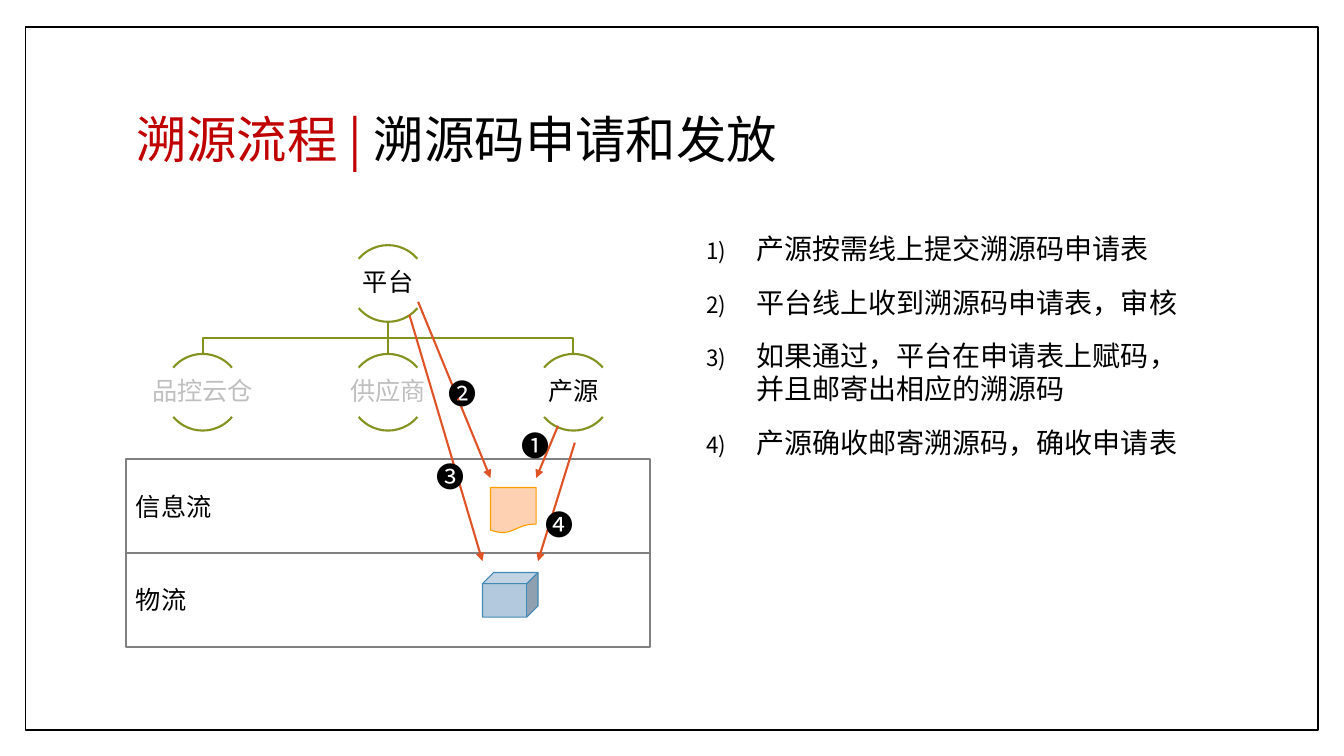
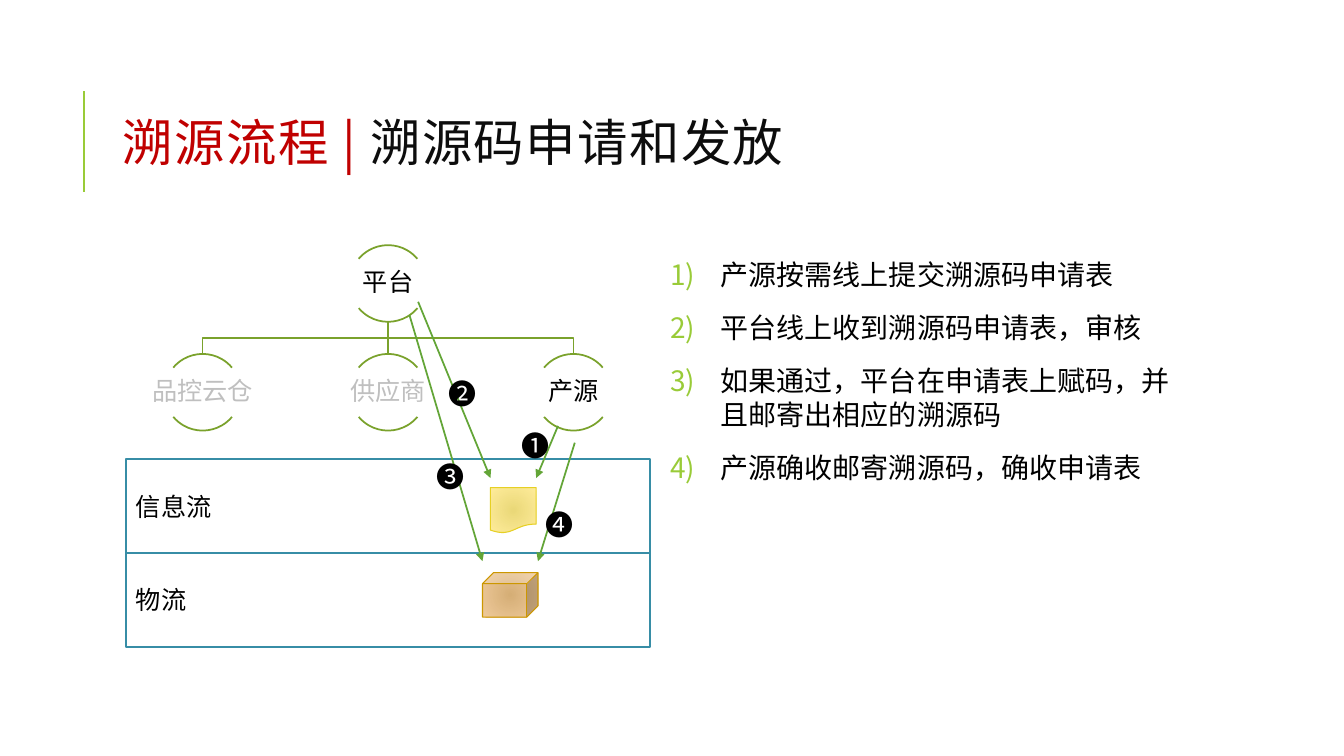
Before and after one commit to jzgi/chainsmart, a slide deck: slide 10 of Docs/品链供销.pptx. Drawn at 1344x756 pixels with LibreOffice and Linux fonts; fonts in the diff are those of the drawing. Boxes give left, top, right and bottom in pixels: in the first picture for what was removed or moved away, otherwise in the second. Text is boxed around its words. In the diff, an @@ line names an element or a change of style, - is before the commit and + after.

```diff
--- a/Docs/品链供销.pptx
+++ b/Docs/品链供销.pptx
@@ rectangle removed at [25, 27, 1318, 730] @@
@@ title "溯源流程 | 溯源码申请和发放": place and size @@
-title "溯源流程 | 溯源码申请和发放" at [136, 115, 777, 162]
+title "溯源流程 | 溯源码申请和发放" at [123, 118, 783, 165]
@@ title "溯源流程 | 溯源码申请和发放" at [123, 118, 783, 165]: text colour #000000 to #0D0D0D in "溯源码申请和发放"; letter spacing 0 to 1 pt; line spacing 0.9 to 0.8 @@
@@ line added from (84, 192) to (84, 91), #99CB38 1.5 pt @@
@@ text "产源按需线上提交溯源码申请表": place and size @@
-text "产源按需线上提交溯源码申请表" at [756, 235, 1177, 456]
+text "产源按需线上提交溯源码申请表" at [721, 261, 1170, 481]
@@ text "产源按需线上提交溯源码申请表" at [721, 261, 1170, 481]: bullet colour #000000 to #99CB38 @@
@@ arrow (409, 315) - (483, 562): stroke #DF5327 1.5 pt to #63A537 1.25 pt @@
@@ arrow (418, 301) - (491, 478): stroke #DF5327 1.5 pt to #63A537 1.25 pt @@
@@ outline #85931F 1.5 pt to #7BA32D 1.25 pt in 11 elements at [388, 322, 574, 354], [383, 322, 393, 354], [203, 322, 388, 354], [350, 245, 426, 322], [350, 245, 426, 322], [164, 354, 241, 431], [164, 354, 241, 431], [350, 354, 426, 431], [350, 354, 426, 431], [535, 354, 612, 431], [535, 354, 612, 431] @@
@@ arrow (559, 426) - (536, 478): stroke #DF5327 1.5 pt to #63A537 1.25 pt @@
@@ arrow (575, 443) - (538, 562): stroke #DF5327 1.5 pt to #63A537 1.25 pt @@
@@ rectangle "信息流" at [126, 459, 650, 553]: outline #818183 1.5 pt to #378DA6 1.25 pt @@
@@ flow chart document at [491, 488, 536, 533]: fill #FFD1B4 to gradient #EAD979 to #FFED9C; outline #FE9E00 0.79 pt to #E6D024 0.75 pt @@
@@ rectangle "物流" at [126, 553, 650, 646]: outline #818183 1.5 pt to #378DA6 1.25 pt @@
@@ cube at [483, 573, 538, 617]: fill #B3CADF to gradient #D6AF76 to #F0C99B; outline #418AB3 0.79 pt to #CC9700 0.75 pt @@
```
Also in this commit, not shown: 27 other slides changed, 28 other files.
